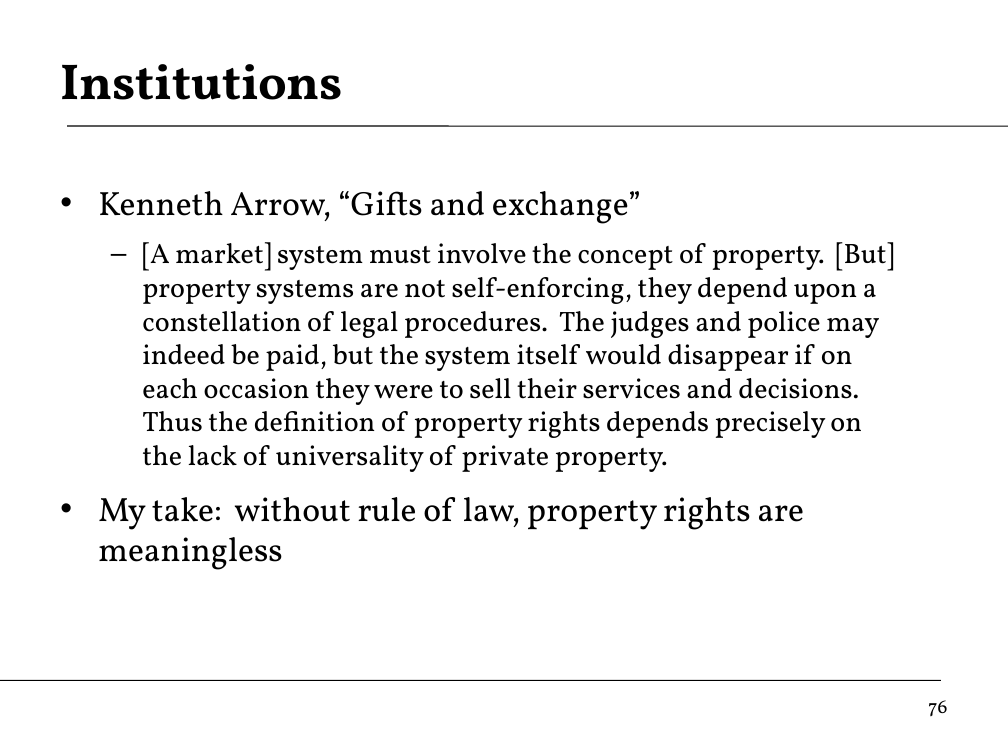
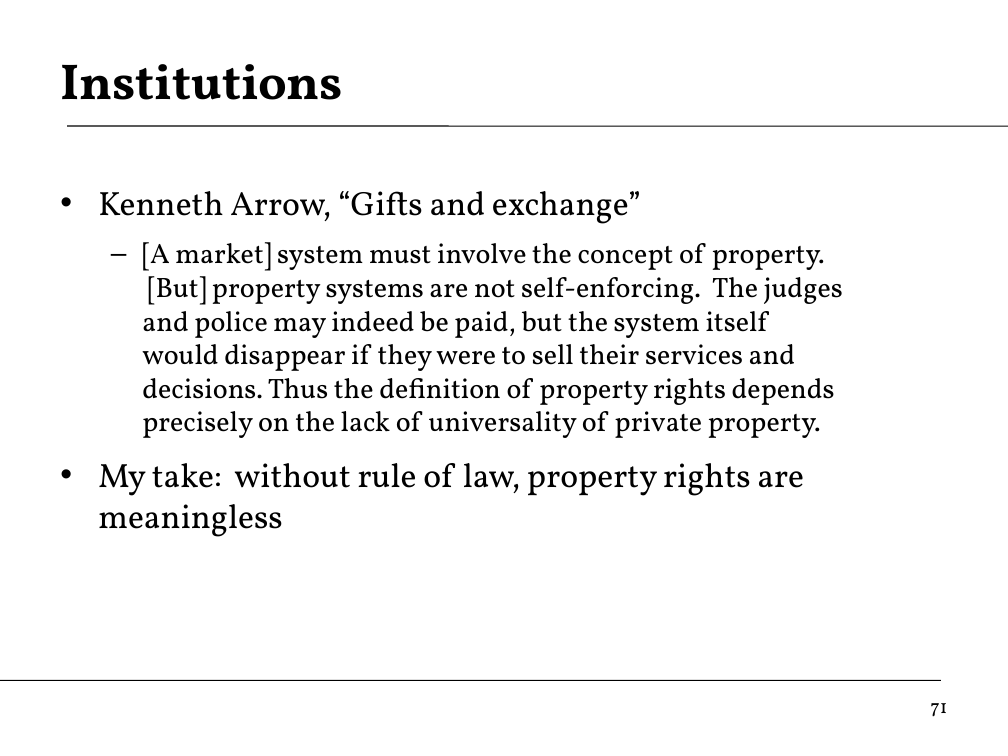
Before and after one commit to DaveBackus/Global_Economy, a slide deck: slide 71 of Slides/slides_growth2_f14.pptx (slide 76 before the commit). Drawn at 1008x756 pixels with LibreOffice and Linux fonts; fonts in the diff are those of the drawing. Boxes give left, top, right and bottom in pixels: in the first picture for what was removed or moved away, otherwise in the second. Text is boxed around its words. In the diff, an @@ line names an element or a change of style, - is before the commit and + after.

```diff
--- a/Slides/slides_growth2_f14.pptx
+++ b/Slides/slides_growth2_f14.pptx
@@ text at (142, 242, 843, 438): text changed @@
-  – [A market] system must involve the concept of property. [But] property systems are not self-enforcing, they depend upon a constellation of legal procedures. The judges and police may indeed be paid, but the system itself would disappear if on each occasion they were to sell their services and decisions. Thus the definition of property rights depends precisely on the lack of universality of private property.
+  – [A market] system must involve the concept of property. [But] property systems are not self-enforcing. The judges and police may indeed be paid, but the system itself would disappear if they were to sell their services and decisions. Thus the definition of property rights depends precisely on the lack of universality of private property.
@@ page number at (930, 703, 947, 717): text changed @@
-76
+71
```
Also in this commit, not shown: 28 other slides changed, 10 slides added, 13 slides removed, 11 other files.
